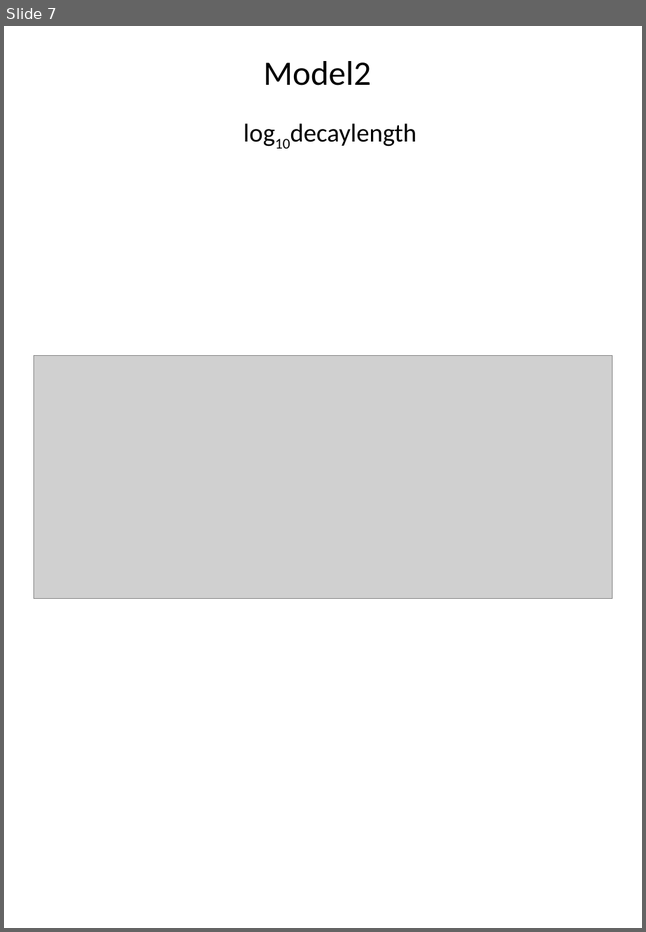
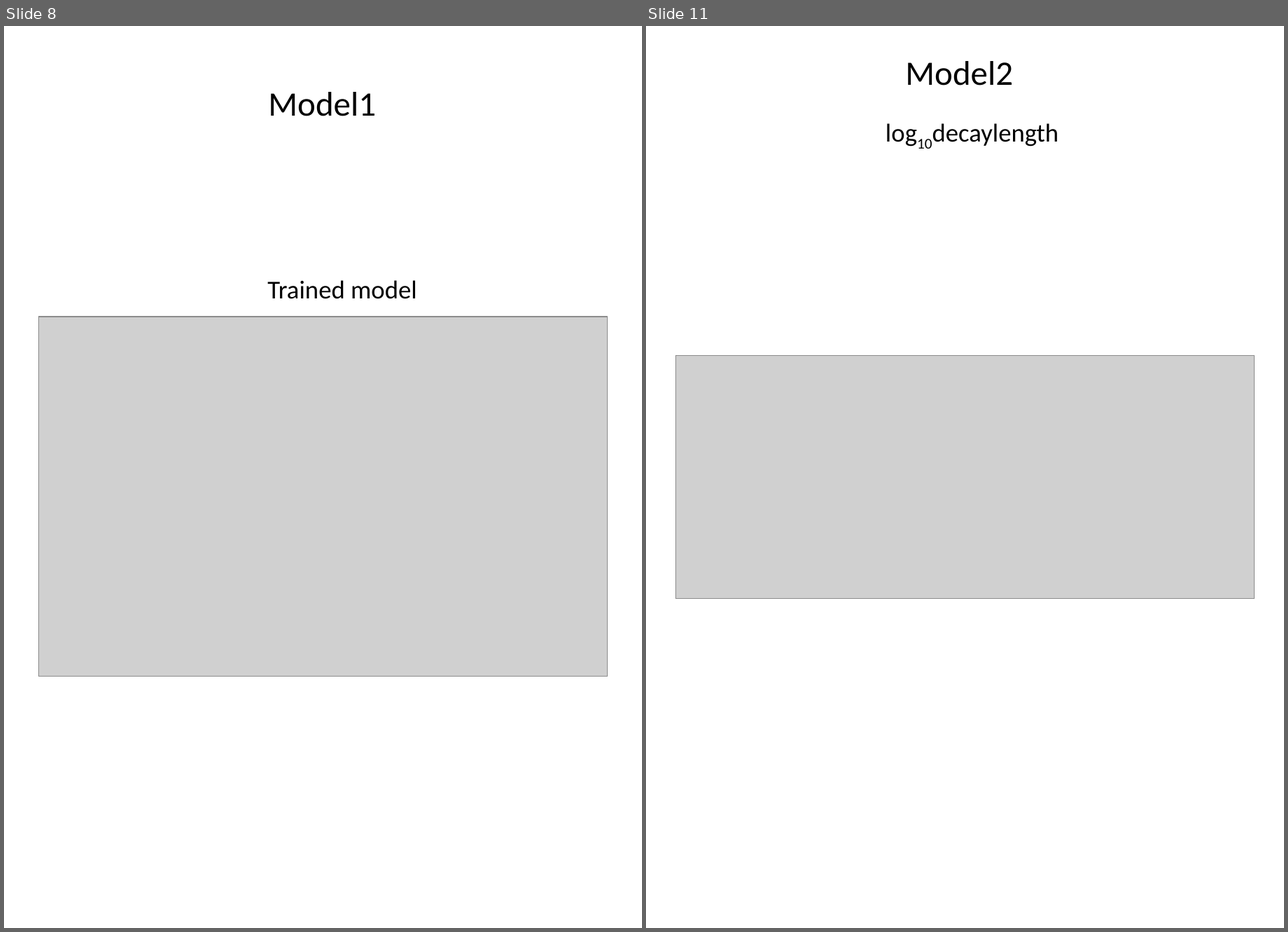
Before and after one commit to yairneveoz/immune-synapse-metamodeling, a slide deck: figures/All figures portrait.pptx. Shown side by side, each under a label of ours: slide 7 before the commit, slides 8 and 11 after it; the slides between them are not shown. The pictures are 646x932 and 1288x932 pixels, drawn with LibreOffice and Linux fonts; fonts in the diff are those of the drawing; grey boxes stand for pictures. Boxes give left, top, right and bottom in pixels: in the first picture for what was removed or moved away, otherwise in the second. Text is boxed around its words. In the diff, an @@ line names an element or a change of style, - is before the commit and + after.

Commit message:
figures update

```diff
--- a/figures/All figures portrait.pptx
+++ b/figures/All figures portrait.pptx
@@ slide 8 added at [4, 26, 642, 928], background #FFFFFF @@
@@ text added at [268, 92, 376, 116], 32 pt, text #000000 @@
+Model1
@@ text added at [267, 280, 417, 299], 24 pt, text #000000 @@
+Trained model
@@ picture added at [39, 316, 607, 676] @@
@@ what was slide 7 is now slide 11 @@
```
Also in this commit, not shown: 2 slides changed, 16 other slides added, 7 slides removed.
